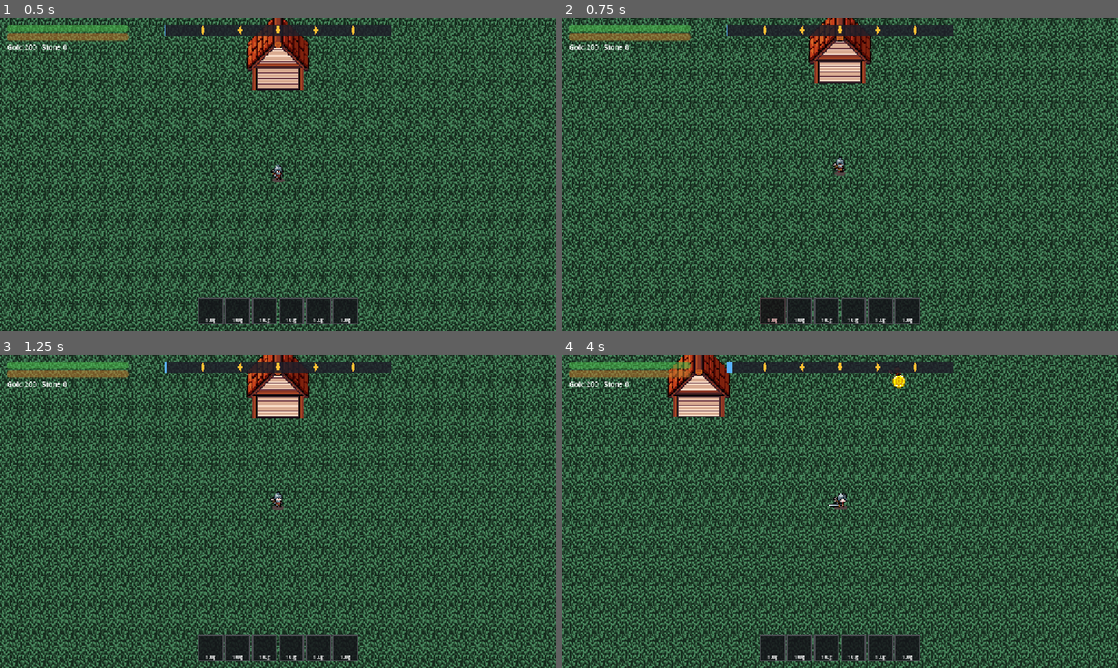
Above: before the commit, frames 1-4 (two rows, left to right).
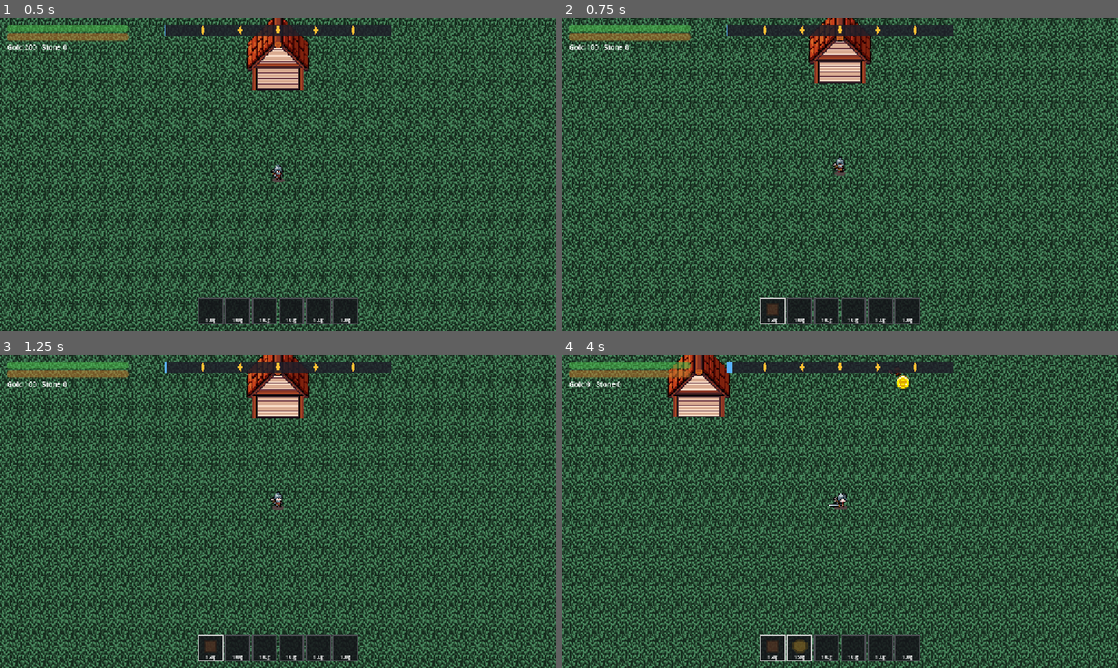
Above: after the commit, the same moments.

Repository: co-meng-2/ProjectN
Game: Godot game, scene res://src/app/main.tscn
The game is run twice, just before and just after one commit, with the same random seed, the same clock (stepped at 60 frames per second) and the same inputs.
Inputs (mouse positions are in pixels of both pictures, inside the frame that each line leads up to):
- Up to frame 1 (0.5 s): no input
- Up to frame 2 (0.75 s): tap Enter at 0.5 s; drag from (773, 312) to (840, 55) at 0.52 s
- Up to frame 3 (1.25 s): no input
- Up to frame 4 (4 s): drag from (801, 649) to (840, 383) at 1.27 s; move the mouse to (828, 649) at 2.02 s; hold D (move_right) 2.03-2.75 s; tap Space (dash) at 2.1 s; click (828, 649) at 2.17 s; drag from (851, 649) to (867, 511) at 2.77 s; drag from (878, 649) to (840, 511) at 3.52 s

Frame 1 is identical in both runs. In frame 2, 0.1% of the frame differs, in the area x 4-41%, y 8-98%; in frame 3, 0.1%; in frame 4, 0.5%, in the area x 4-63%, y 6-98%.

Commit message:
feat(data): ship the seven abilities in the default profile; docs: sync CLAUDE.md and specs with Phase 2
Co-Authored-By: Claude Sonnet 5.5 <noreply@anthropic.com>

Diff:
--- a/data/characters/default_profile.tres
+++ b/data/characters/default_profile.tres
@@ -3,6 +3,14 @@
 [ext_resource type="Script" uid="uid://dqgvctmnag6i7" path="res://src/defs/player_profile.gd" id="1_profile"]
 [ext_resource type="Script" uid="uid://bpy31rqnwoa0w" path="res://src/defs/stat_block.gd" id="2_stats"]
 [ext_resource type="Resource" uid="uid://co8e8jt14cpn1" path="res://data/characters/soldier_visual.tres" id="3_visual"]
+[ext_resource type="Script" path="res://src/defs/ability_def.gd" id="4_ability"]
+[ext_resource type="Resource" path="res://data/abilities/prospector.tres" id="5_prospector"]
+[ext_resource type="Resource" path="res://data/abilities/swift_boots.tres" id="6_swift"]
+[ext_resource type="Resource" path="res://data/abilities/vitality.tres" id="7_vitality"]
+[ext_resource type="Resource" path="res://data/abilities/might.tres" id="8_might"]
+[ext_resource type="Resource" path="res://data/abilities/volley.tres" id="9_volley"]
+[ext_resource type="Resource" path="res://data/abilities/blade_sweep.tres" id="10_sweep"]
+[ext_resource type="Resource" path="res://data/abilities/bounty.tres" id="11_bounty"]
 
 [sub_resource type="Resource" id="Resource_stats"]
 script = ExtResource("2_stats")
@@ -12,3 +20,5 @@
 script = ExtResource("1_profile")
 stats = SubResource("Resource_stats")
 visual = ExtResource("3_visual")
+slot_count = 6
+abilities = Array[ExtResource("4_ability")]([ExtResource("5_prospector"), ExtResource("6_swift"), ExtResource("7_vitality"), ExtResource("8_might"), ExtResource("9_volley"), ExtResource("10_sweep"), ExtResource("11_bounty")])
--- a/data/stages/stage_01.tres
+++ b/data/stages/stage_01.tres
@@ -30,5 +30,5 @@
 waves = ExtResource("8_waves")
 start_gold = 200
 start_stone = 0
-drop_multiplier = 1.0
+drop_multiplier = 10000.0
 grade_table = ExtResource("9_grades")
--- a/tests/data/test_game_data.gd
+++ b/tests/data/test_game_data.gd
@@ -14,6 +14,13 @@
 	"res://data/effects/damage_basic.tres",
 	"res://data/effects/cooldown_dash.tres",
 	"res://data/effects/cooldown_arrow.tres",
+	"res://data/abilities/prospector.tres",
+	"res://data/abilities/swift_boots.tres",
+	"res://data/abilities/vitality.tres",
+	"res://data/abilities/might.tres",
+	"res://data/abilities/volley.tres",
+	"res://data/abilities/blade_sweep.tres",
+	"res://data/abilities/bounty.tres",
 ]
 
 
@@ -59,3 +66,19 @@
 	assert_eq(stage.grade_table.promote_price(Grade.Value.NONE).amount, 100)
 	assert_eq(stage.grade_table.promote_price(Grade.Value.LEGENDARY).amount, 10)
 	assert_eq(stage.grade_table.reroll_price(Grade.Value.COMMON).amount, 2)
+
+
+func test_default_profile_offers_the_seven_phase_2_abilities() -> void:
+	var profile := load("res://data/characters/default_profile.tres") as PlayerProfile
+	assert_eq(profile.slot_count, 6)
+	var ids: Array = []
+	for ability in profile.abilities:
+		ids.append(String(ability.id))
+	ids.sort()
+	assert_eq(ids, ["blade_sweep", "bounty", "might", "prospector", "swift_boots", "vitality", "volley"])
+	assert_no_errors(profile.validate(), "default_profile")
+
+
+func test_stage_01_uses_the_prototype_drop_multiplier() -> void:
+	var stage := load("res://data/stages/stage_01.tres") as StageDef
+	assert_almost_eq(stage.drop_multiplier, 10000.0)
Not shown, changed: CLAUDE.md
Not shown, changed: docs/superpowers/specs/2026-10-13-phase2-ability-system-design.md
Not shown, changed: docs/superpowers/specs/2026-10-13-vampire-survivor-base-design.md
